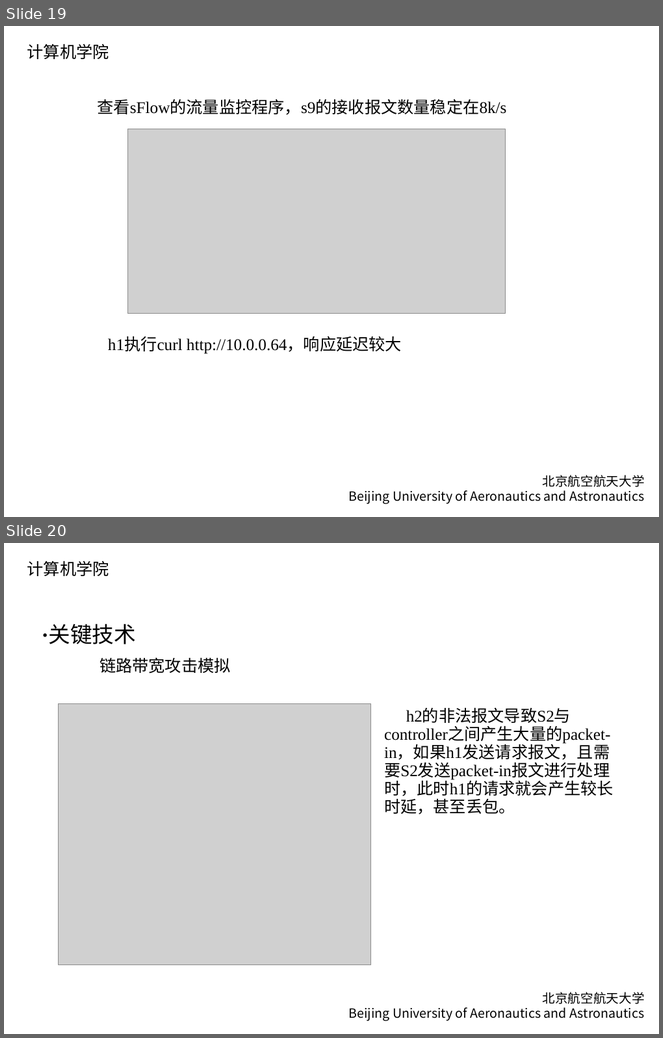
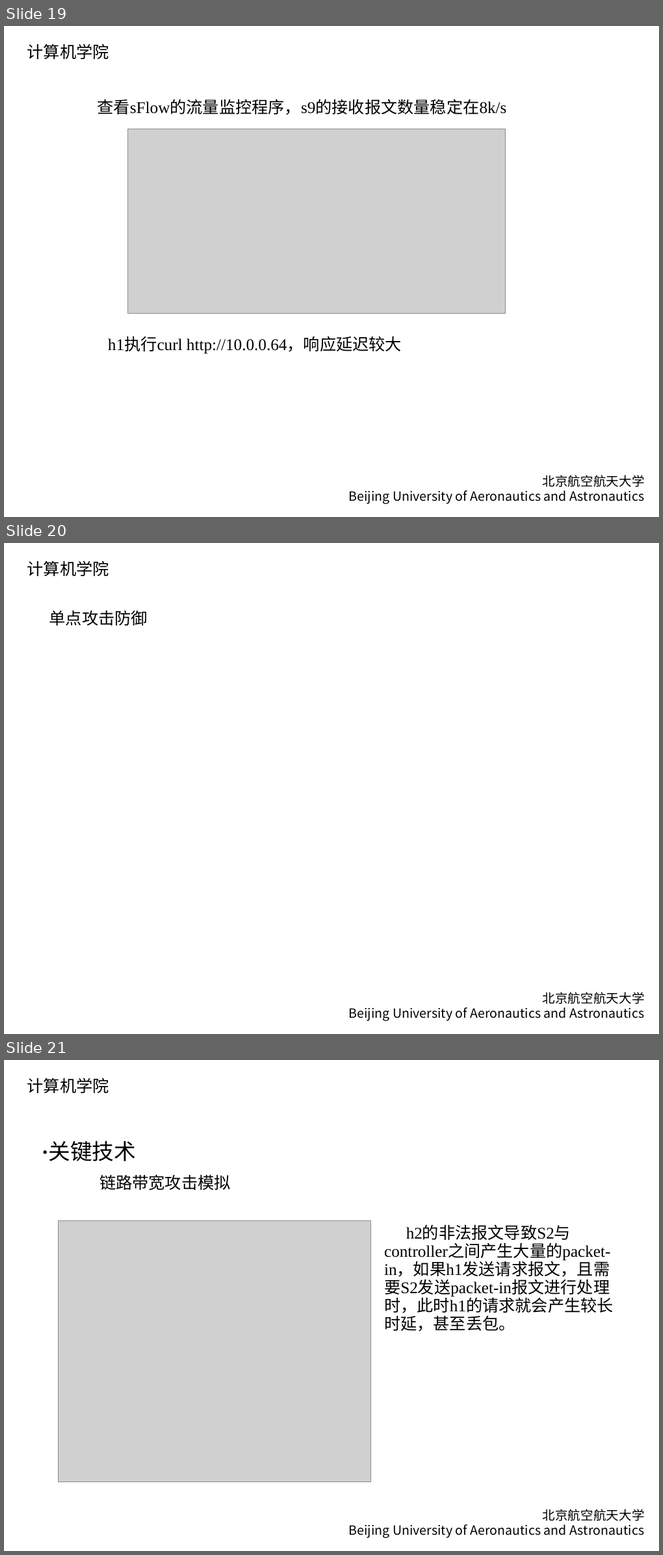
Before and after one commit to DO-MINATOR/buaa, a slide deck: 高等计网/大作业/《基于SDN的DDoS攻击防御实现》中期.pptx. Shown one above the other, each under a label of ours: slides 19 and 20 before the commit, slides 19, 20 and 21 after it. The pictures are 663x1038 and 663x1555 pixels, drawn with LibreOffice and Linux fonts; fonts in the diff are those of the drawing; grey boxes stand for pictures. Boxes give left, top, right and bottom in pixels: in the first picture for what was removed or moved away, otherwise in the second. Text is boxed around its words. In the diff, an @@ line names an element or a change of style, - is before the commit and + after.

```diff
--- a/高等计网/大作业/《基于SDN的DDoS攻击防御实现》中期.pptx
+++ b/高等计网/大作业/《基于SDN的DDoS攻击防御实现》中期.pptx
@@ slide 20 added at box(4, 543, 659, 1034), background #FFFFFF; not listed: 2 template elements that a slide beside it also shows @@
@@ text added at box(50, 610, 148, 626), 18 pt, text #000000 @@
+单点攻击防御
@@ what was slide 20 is now slide 21 @@
```
Also in this commit, not shown: 5 slides changed, 2 other slides added, 1 slide removed, 11 other files.
